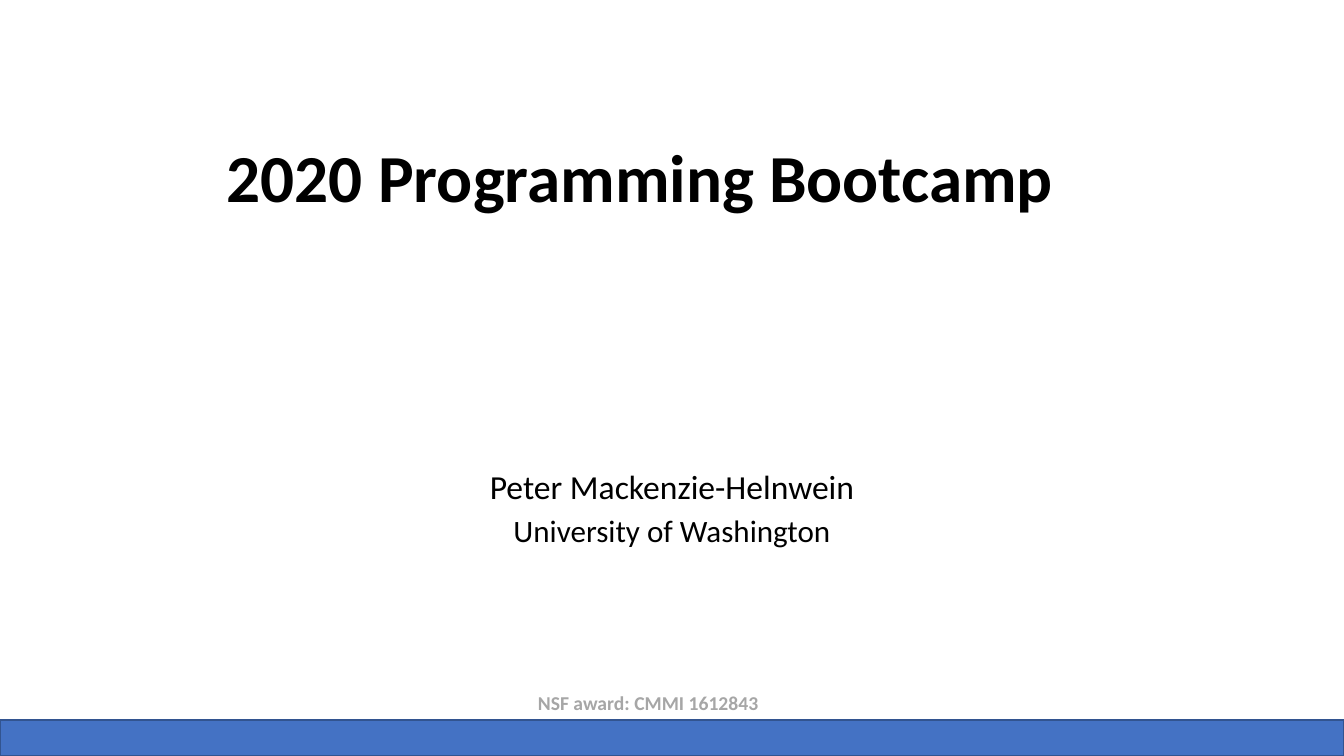
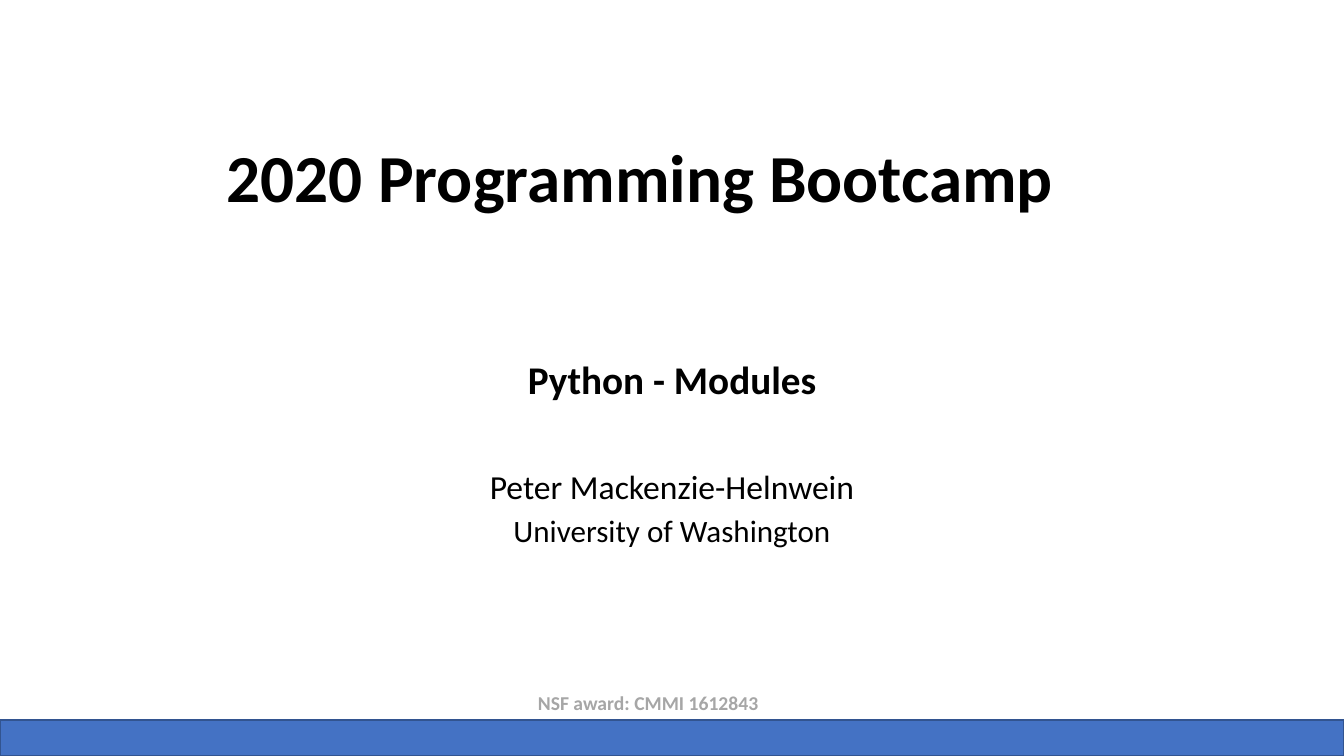
Before and after one commit to NHERI-SimCenter/SimCenterBootcamp2020, a slide deck: slide 22 of presentations/SimCenter Bootcamp Python.pptx (slide 21 before the commit). Drawn at 1344x756 pixels with LibreOffice and Linux fonts; fonts in the diff are those of the drawing; background and template pictures are left out. Boxes give left, top, right and bottom in pixels: in the first picture for what was removed or moved away, otherwise in the second. Text is boxed around its words. In the diff, an @@ line names an element or a change of style, - is before the commit and + after.

```diff
--- a/presentations/SimCenter Bootcamp Python.pptx
+++ b/presentations/SimCenter Bootcamp Python.pptx
@@ subtitle added at (x1=528, y1=366, x2=816, y2=400), 28 pt, text #000000, bold @@
+Python - Modules
```
Also in this commit, not shown: 2 other slides changed, 2 slides added, 6 other files.
